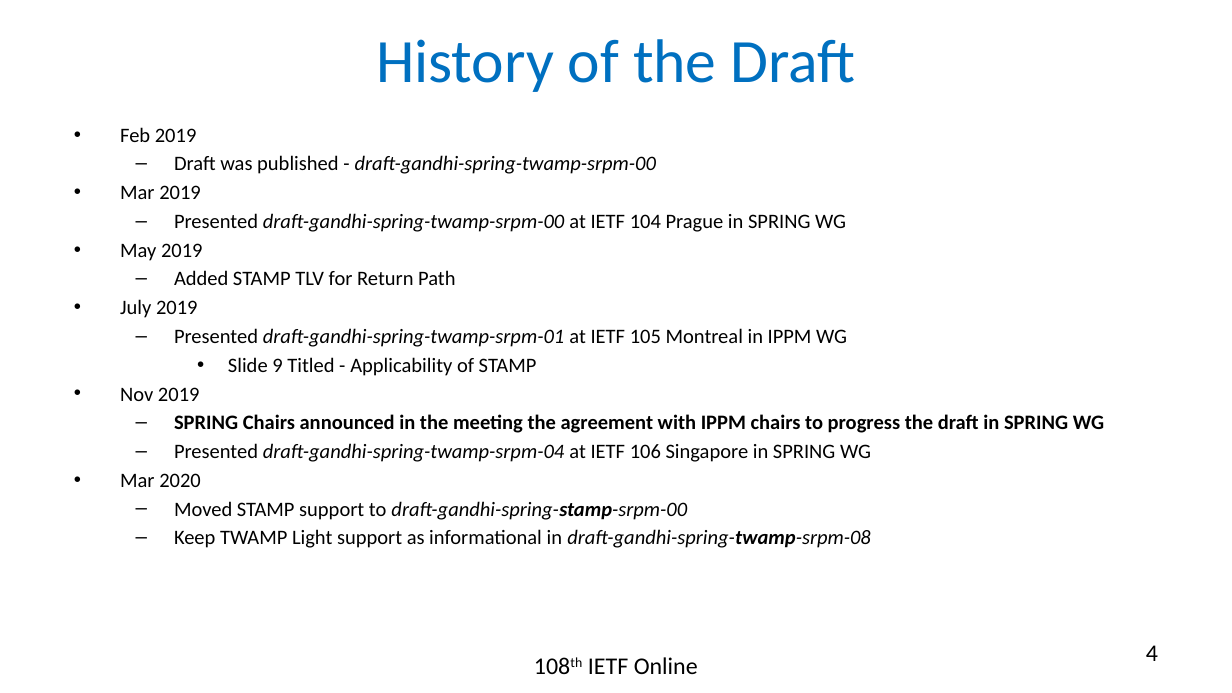
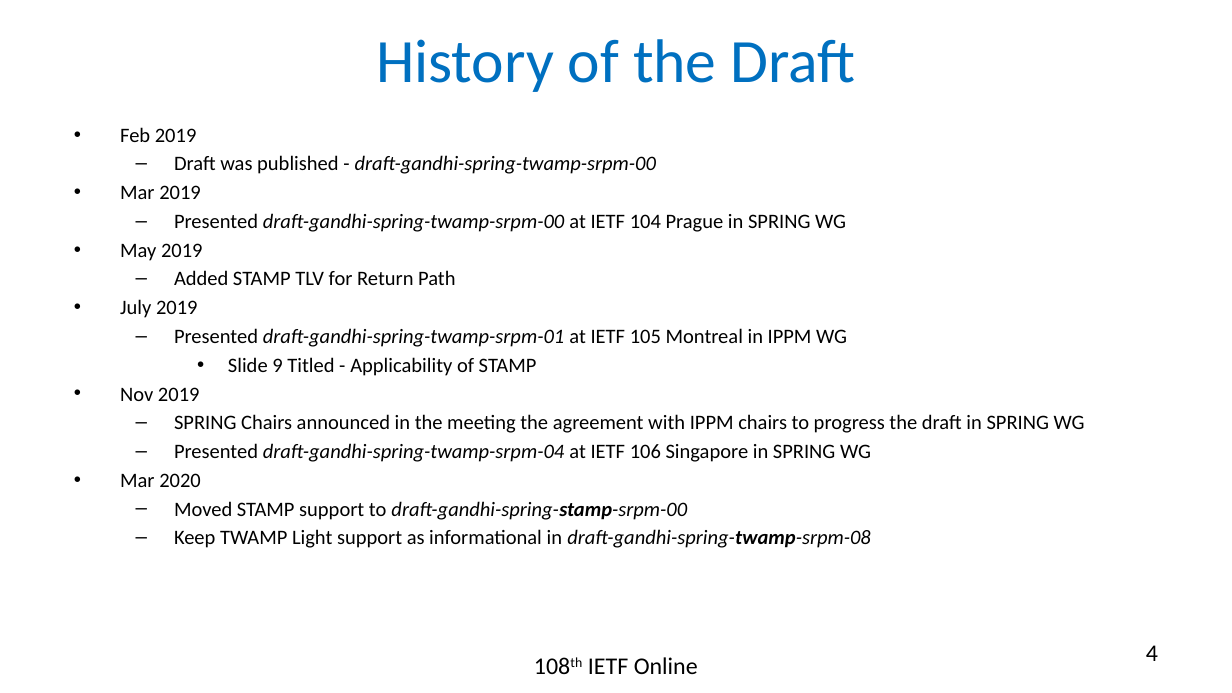
Before and after one commit to rakgandhi/ietf-slides, a slide deck: slide 4 of draft-gandhi-spring-stamp-srpm-01.pptx. Drawn at 1232x693 pixels with LibreOffice and Linux fonts; fonts in the diff are those of the drawing. Boxes give left, top, right and bottom in pixels: in the first picture for what was removed or moved away, otherwise in the second. Text is boxed around its words. In the diff, an @@ line names an element or a change of style, - is before the commit and + after.

```diff
--- a/draft-gandhi-spring-stamp-srpm-01.pptx
+++ b/draft-gandhi-spring-stamp-srpm-01.pptx
@@ text at (174, 414, 1085, 433): bold off in "SPRING Chairs announced in the meeting the ..." @@
```
Also in this commit, not shown: 5 other slides changed, 3 other files.
